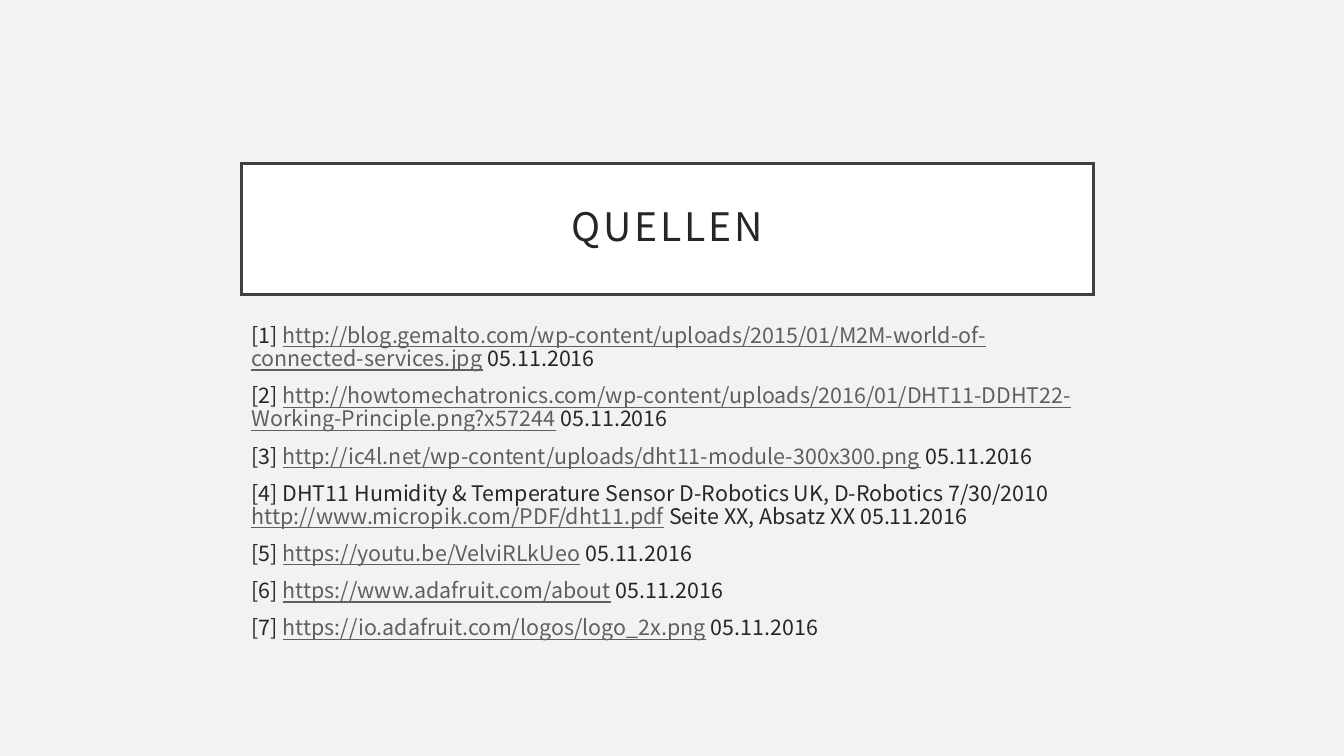
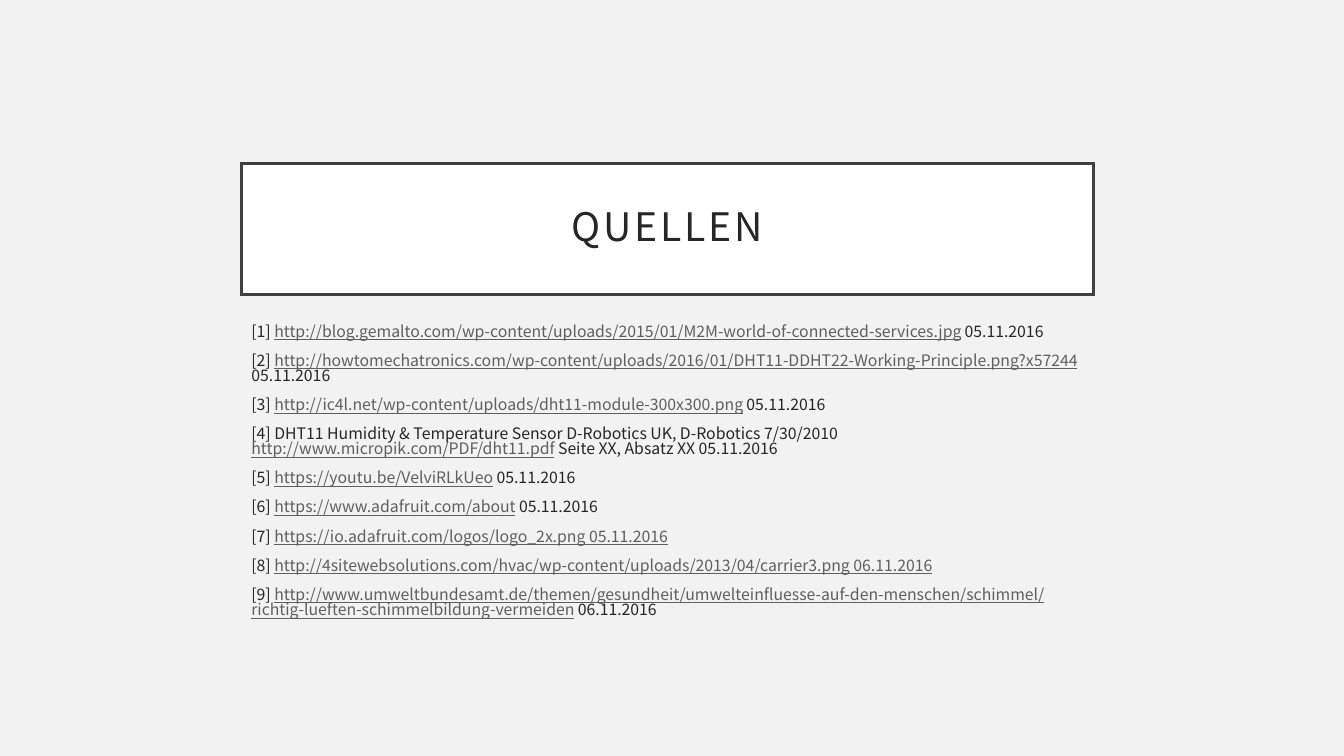
Before and after one commit to ProjektlaborEmbeddedSecurity/Presentation, a slide deck: slide 18 of PES.pptx (slide 9 before the commit). Drawn at 1344x756 pixels with LibreOffice and Linux fonts; fonts in the diff are those of the drawing; background and template pictures are left out. Boxes give left, top, right and bottom in pixels: in the first picture for what was removed or moved away, otherwise in the second. Text is boxed around its words. In the diff, an @@ line names an element or a change of style, - is before the commit and + after.

```diff
--- a/PES.pptx
+++ b/PES.pptx
@@ text at [251, 324, 1077, 546]: size 15.3 to 11.2 pt in "[1] http://blog.gemalto.com/wp-content/uploads/2015/01/M2M-w ...", "[2] http://howtomechatronics.com/wp-content/uploads/2016/01/ ...", "[3] http://ic4l.net/wp-content/uploads/dht11-module-300x300. ...", "[4] DHT11 Humidity & Temperature Sensor D-Robotics ..." and 3 more places; text colour #262626 to #5F5F5F, underline on in "05.11.2016"; line spacing 0.9 to 0.8 @@
@@ text at [251, 558, 1044, 619]: paragraphs added @@
+[8] http://4sitewebsolutions.com/hvac/wp-content/uploads/2013/04/carrier3.png 06.11.2016
+[9] http://www.umweltbundesamt.de/themen/gesundheit/umwelteinfluesse-auf-den-menschen/schimmel/richtig-lueften-schimmelbildung-vermeiden 06.11.2016
```
Also in this commit, not shown: 9 slides added.
